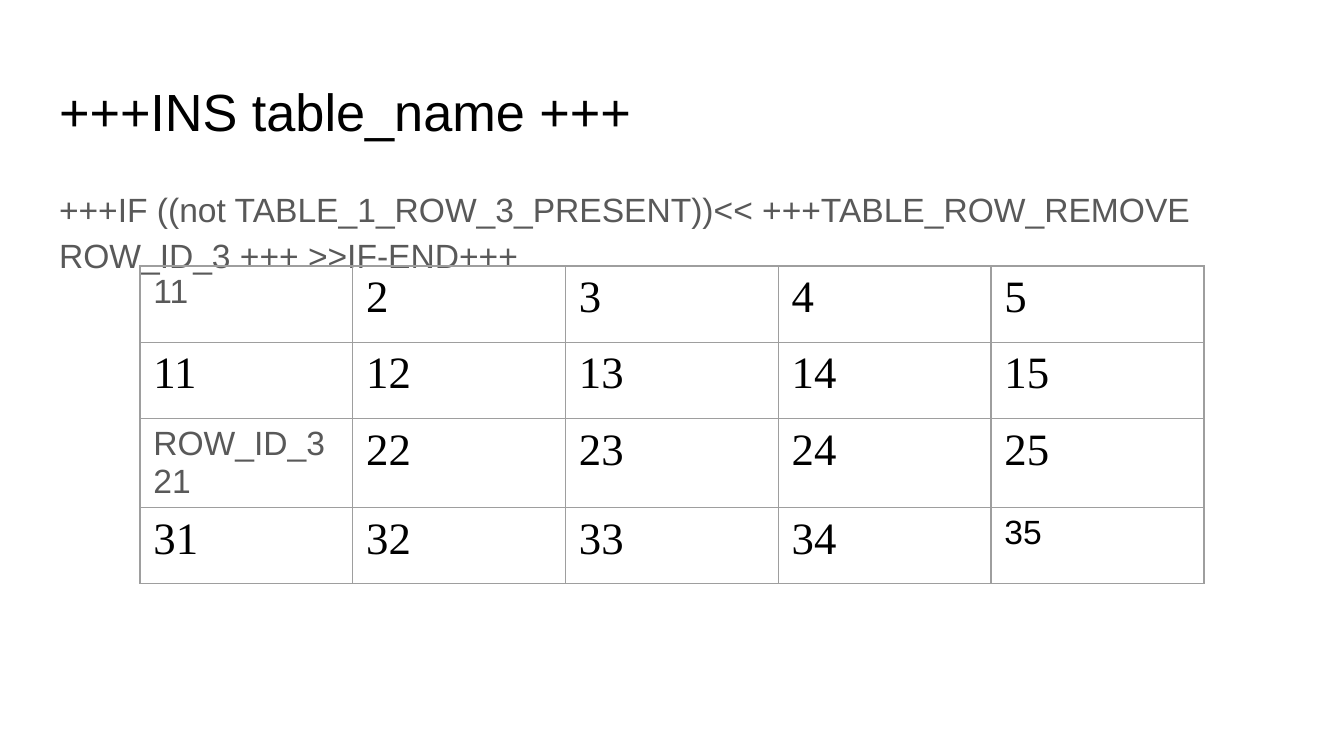
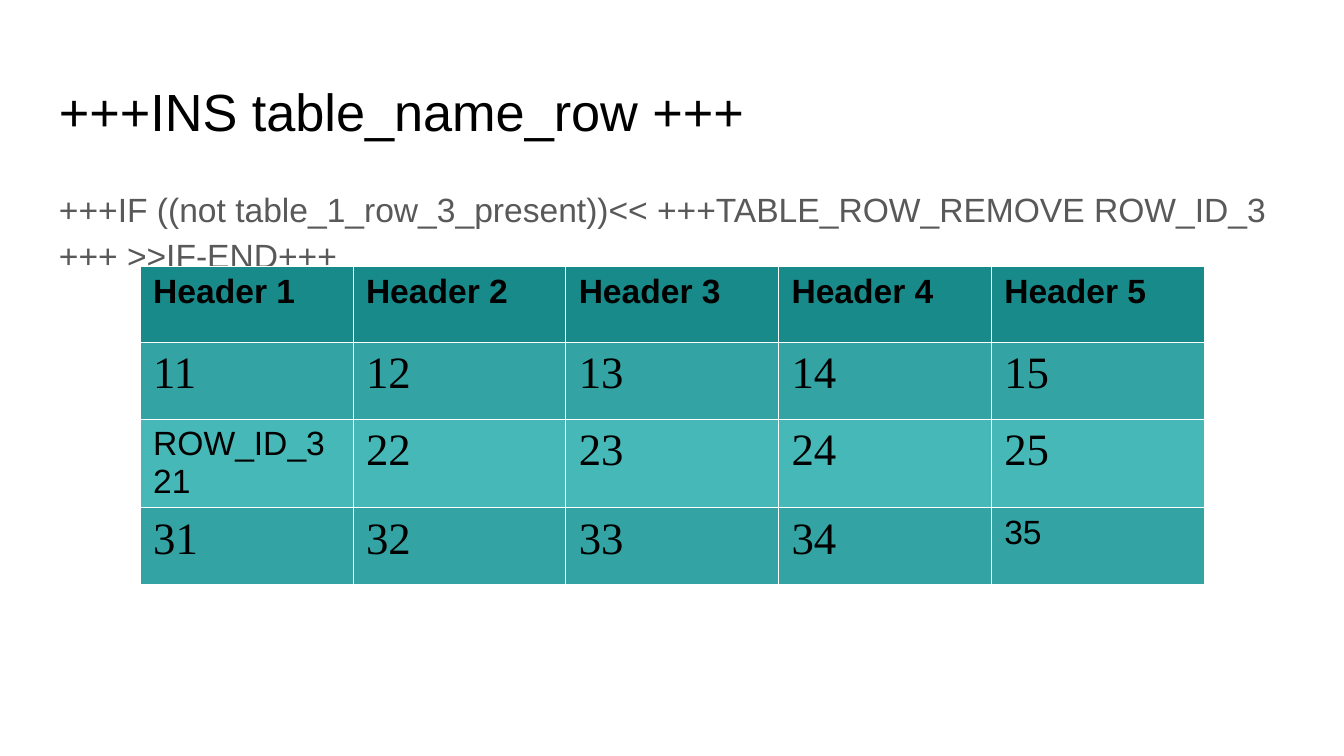
Before and after one commit to GayashanSameera/PythonPPTXGen, a slide deck: slide 5 of input_2.pptx. Drawn at 1344x756 pixels with LibreOffice and Linux fonts; fonts in the diff are those of the drawing. Boxes give left, top, right and bottom in pixels: in the first picture for what was removed or moved away, otherwise in the second. Text is boxed around its words. In the diff, an @@ line names an element or a change of style, - is before the commit and + after.

```diff
--- a/input_2.pptx
+++ b/input_2.pptx
@@ text at box(59, 93, 638, 141): text changed @@
-+++INS table_name +++
++++INS table_name_row +++
@@ text at box(59, 197, 1266, 274): text changed @@
-+++IF ((not TABLE_1_ROW_3_PRESENT))<< +++TABLE_ROW_REMOVE ROW_ID_3 +++ >>IF-END+++
++++IF ((not table_1_row_3_present))<< +++TABLE_ROW_REMOVE ROW_ID_3 +++ >>IF-END+++
@@ table at box(140, 266, 1202, 571) @@
-row 1: 11 | 2 | 3 | 4 | 5
+row 1: Header 1 | Header 2 | Header 3 | Header 4 | Header 5
@@ fill none to #198A8A in row 1 @@
@@ fill none to #33A3A3 in 10 cells @@
@@ fill none to #47B8B8 in row 3 @@
@@ text colour #595959 to #000000 in "ROW_ID_3 21" @@
@@ borders changed @@
```
Also in this commit, not shown: 6 other slides changed, 3 other files.
